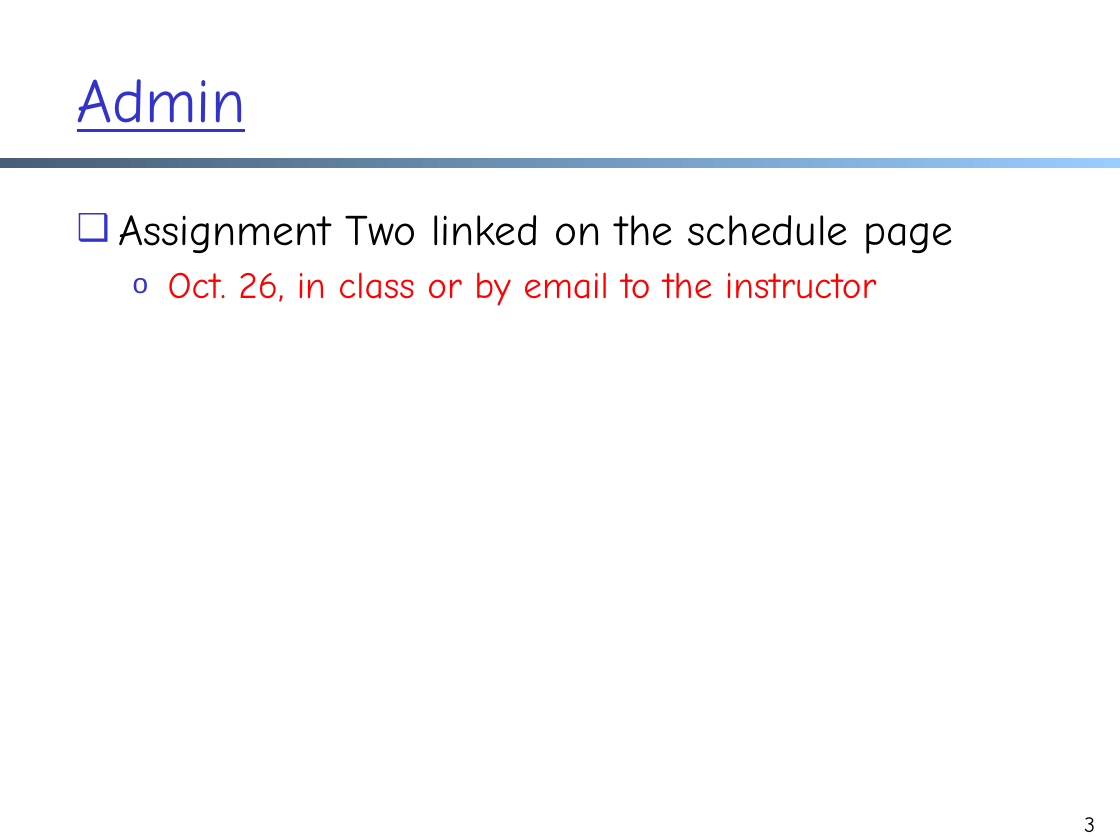
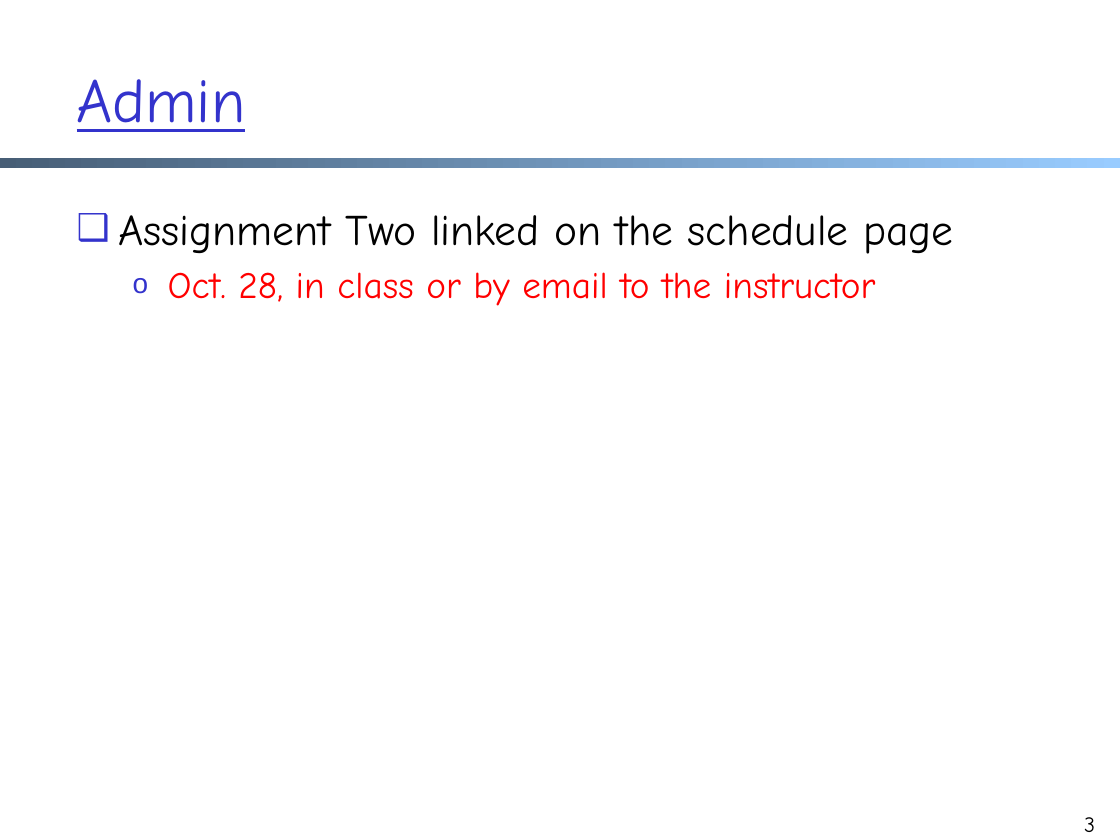
Before and after one commit to xiangq27/xiangq27.github.io, a slide deck: slide 3 of courses/cnns-xmuf21/files/lectures/application-dns-udpsock.pptx. Drawn at 1120x840 pixels with LibreOffice and Linux fonts; fonts in the diff are those of the drawing. Boxes give left, top, right and bottom in pixels: in the first picture for what was removed or moved away, otherwise in the second. Text is boxed around its words. In the diff, an @@ line names an element or a change of style, - is before the commit and + after.

```diff
--- a/courses/cnns-xmuf21/files/lectures/application-dns-udpsock.pptx
+++ b/courses/cnns-xmuf21/files/lectures/application-dns-udpsock.pptx
@@ text at (x1=168, y1=272, x2=875, y2=306): text changed @@
-  o Oct. 26, in class or by email to the instructor
+  o Oct. 28, in class or by email to the instructor
```
Also in this commit, not shown: 1 other file.
